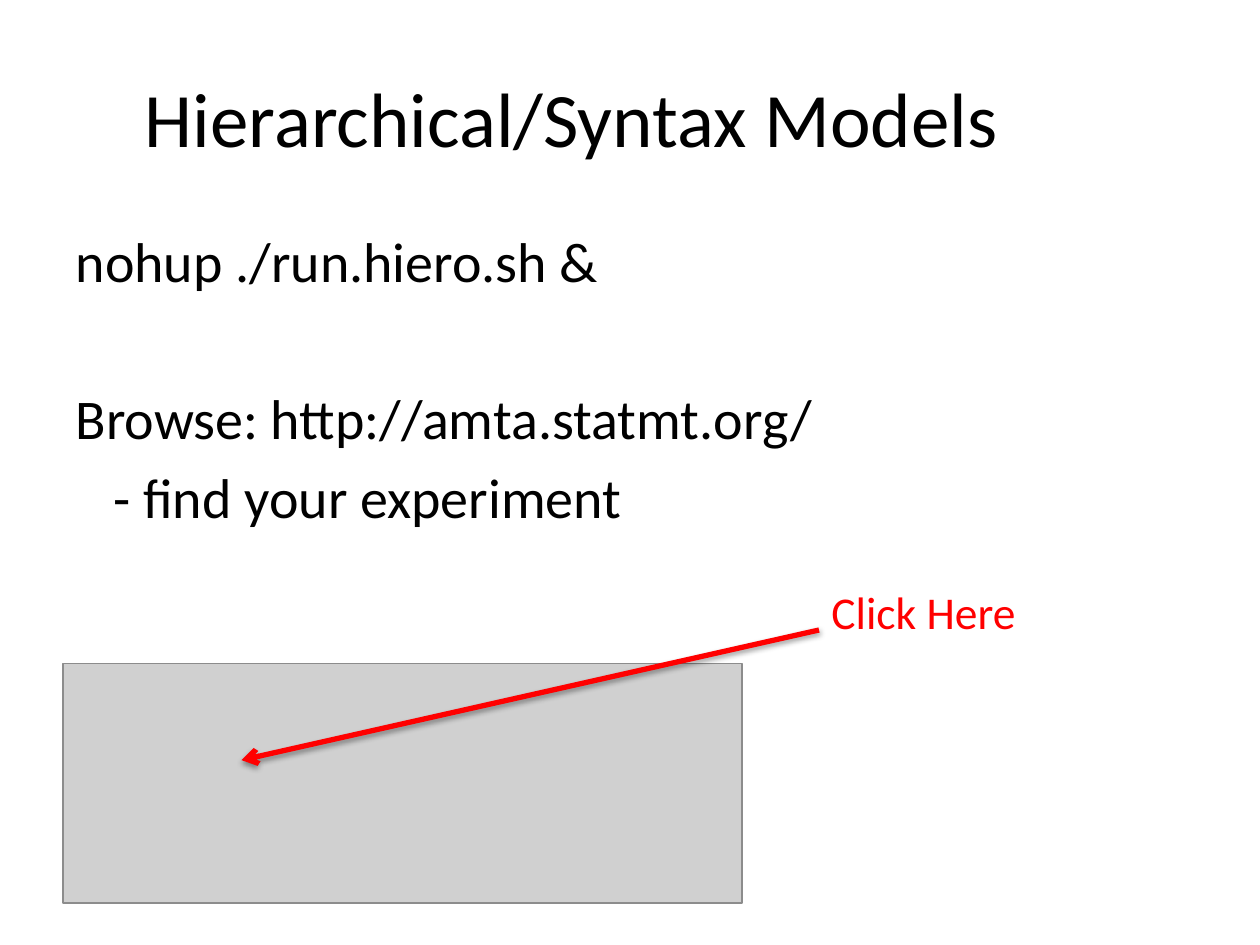
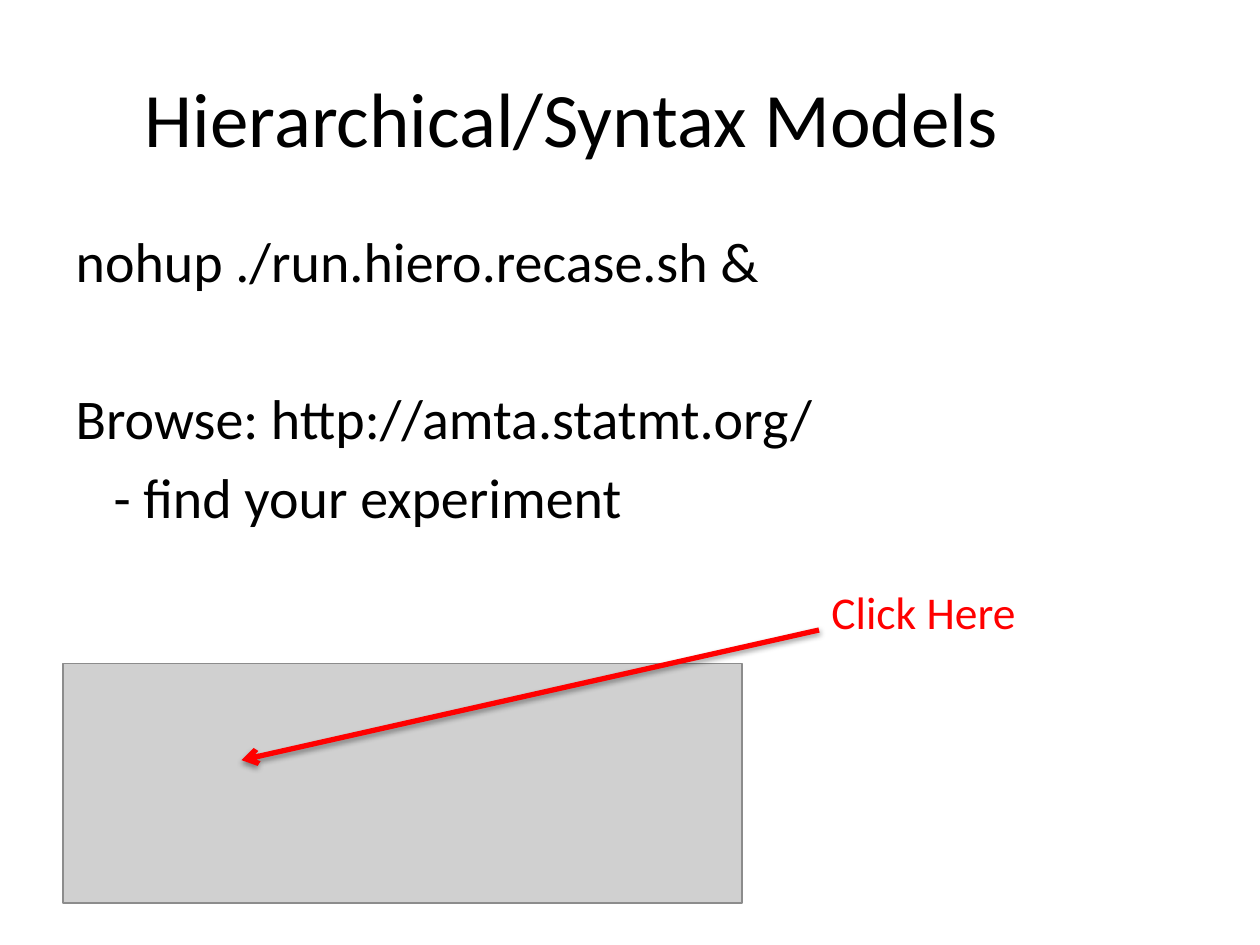
Before and after one commit to hieuhoang/papers, a slide deck: slide 7 of mtsummit.2013/hands-on.pptx. Drawn at 1260x945 pixels with LibreOffice and Linux fonts; fonts in the diff are those of the drawing; grey boxes stand for pictures; background and template pictures are left out. Boxes give left, top, right and bottom in pixels: in the first picture for what was removed or moved away, otherwise in the second. Text is boxed around its words. In the diff, an @@ line names an element or a change of style, - is before the commit and + after.

```diff
--- a/mtsummit.2013/hands-on.pptx
+++ b/mtsummit.2013/hands-on.pptx
@@ text at (x1=76, y1=243, x2=707, y2=291): text changed @@
-nohup ./run.hiero.sh &
+nohup ./run.hiero.recase.sh &
```
Also in this commit, not shown: 2 other slides changed, 2 other files.
